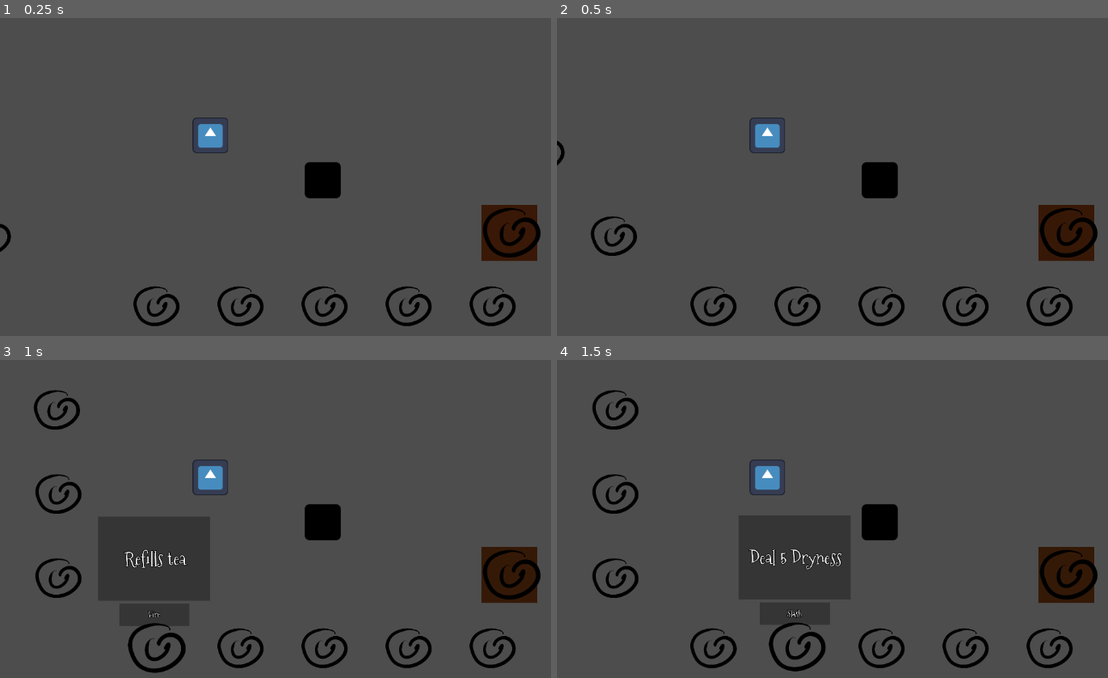
Above: before the commit, frames 1-4 (two rows, left to right).
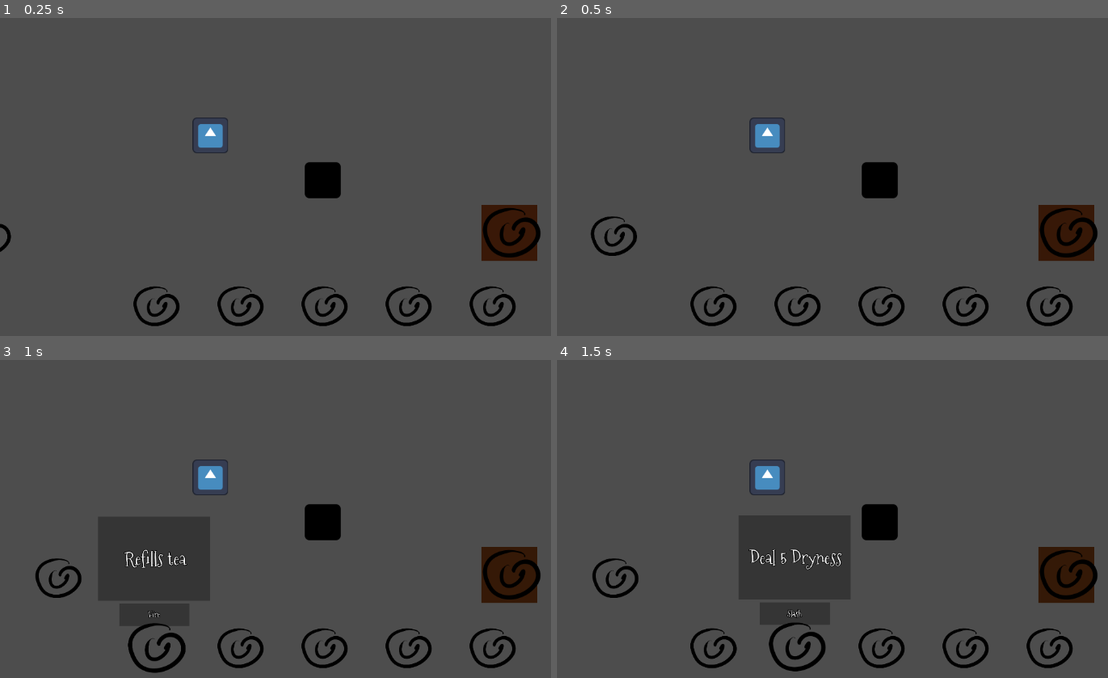
Above: after the commit, the same moments.

Repository: Ofir160/Alice-in-biscuitland
Game: Godot game, scene res://Scenes/battle.tscn
Two runs of this game, one before a commit and one after it. Both use one fixed random seed, a clock stepped at 60 frames per second and the inputs below. The engine's default icon, where the game draws it, is replaced by a stand-in: a white triangle on a blue panel in a dark square.
Inputs (mouse positions are in pixels of both pictures, inside the frame that each line leads up to):
- Up to frame 1 (0.25 s): no input
- Up to frame 2 (0.5 s): no input
- Up to frame 3 (1 s): move the mouse to (154, 646) at 0.52 s; hold Right (ui_right) from 0.53 s (still down); click (154, 646) at 0.6 s
- Up to frame 4 (1.5 s): move the mouse to (793, 646) at 1.27 s; release Right (ui_right) at 1.28 s; hold Down (ui_down) from 1.28 s (still down); click (793, 646) at 1.35 s

Frame 1 is identical in both runs. In frame 2, less than 0.1% of the frame differs, in the area x 0-2%, y 38-47%; in frame 3, 0.7%; in frame 4, 0.7%, in the area x 6-15%, y 9-49%.

Commit message:
Tiny fix

Diff:
--- a/alice-in-biscuitland/Scenes/enemy.tscn
+++ b/alice-in-biscuitland/Scenes/enemy.tscn
@@ -62,7 +62,7 @@
 tracks/0/interp = 1
 tracks/0/loop_wrap = true
 tracks/0/keys = {
-"times": PackedFloat32Array(0, 0.4, 0.8, 2, 2.8),
+"times": PackedFloat32Array(0, 0.4, 0.8, 1.2, 1.21),
 "transitions": PackedFloat32Array(1, 1, 1, 1, 1),
 "update": 0,
 "values": [Vector2(-950, 200), Vector2(-950, 200), Vector2(0, 0), Vector2(0, 0), Vector2(-1370, 200)]
@@ -102,7 +102,7 @@
 tracks/0/interp = 1
 tracks/0/loop_wrap = true
 tracks/0/keys = {
-"times": PackedFloat32Array(0, 0.4, 0.8, 1.2, 1.6, 2.1, 2.8),
+"times": PackedFloat32Array(0, 0.4, 0.8, 1.2, 1.6, 2, 2.1),
 "transitions": PackedFloat32Array(1, 1, 1, 1, 1, 1, 1),
 "update": 0,
 "values": [Vector2(-950, -100), Vector2(-950, -100), Vector2(-950, 200), Vector2(-950, 200), Vector2(0, 0), Vector2(0, 0), Vector2(-1370, -100)]
--- a/alice-in-biscuitland/Scripts/enemy.gd
+++ b/alice-in-biscuitland/Scripts/enemy.gd
@@ -35,8 +35,6 @@
 		0:
 			# White rabbit
 			actions.append([10, 0, 0, true])
-			actions.append([10, 0, 0, true])
-			actions.append([0, 10, 0, true])
 		1:
 			# Cook
 			pass
